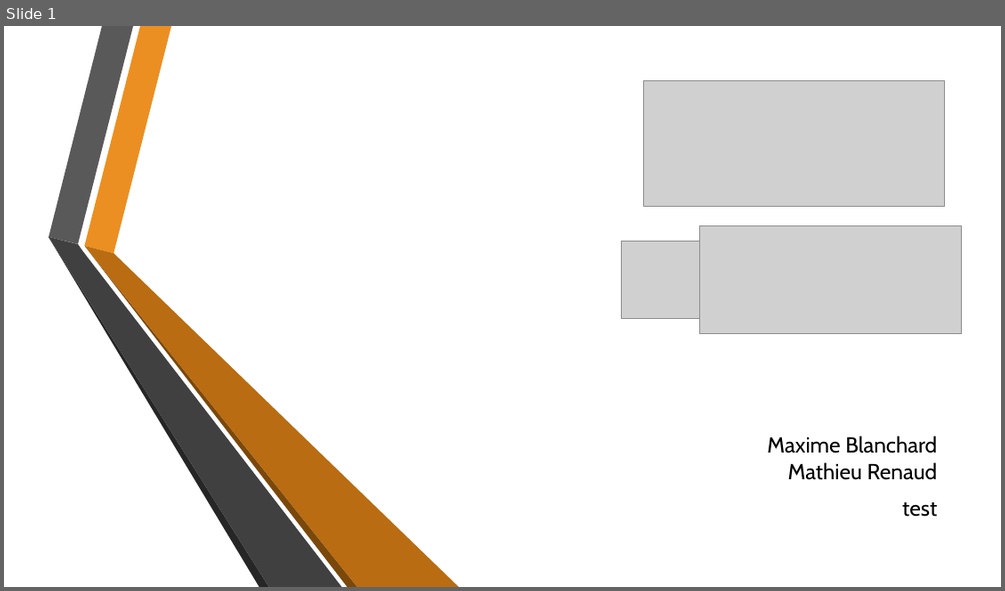
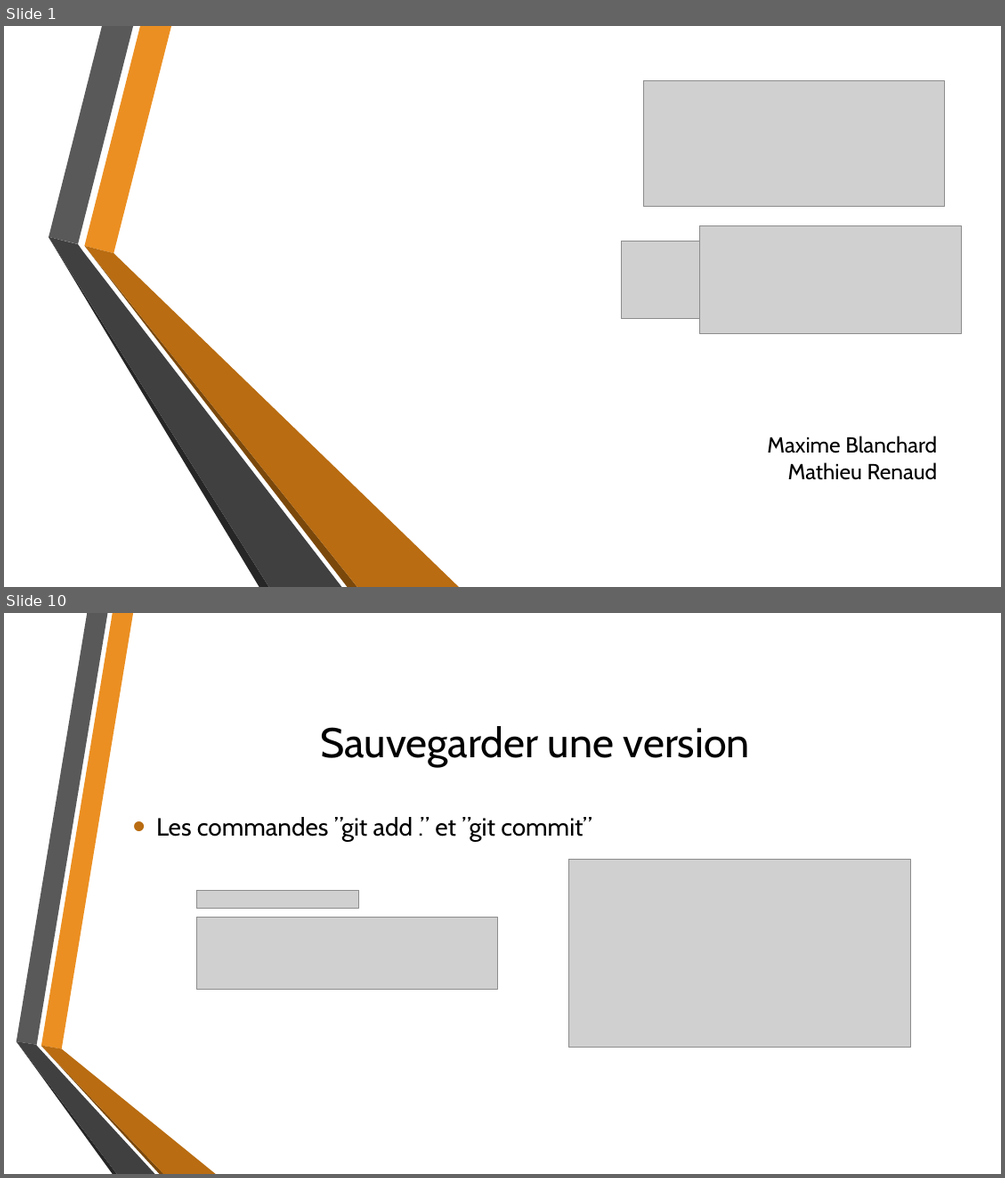
Before and after one commit to MatRenaud/Tptravailinfo, a slide deck: GitPresentation.pptx. Shown one above the other, each under a label of ours: slide 1 before the commit, slides 1 and 10 after it; the slides between them are not shown. The pictures are 1005x591 and 1005x1178 pixels, drawn with LibreOffice and Linux fonts; fonts in the diff are those of the drawing; grey boxes stand for pictures; background and template pictures are left out. Boxes give left, top, right and bottom in pixels: in the first picture for what was removed or moved away, otherwise in the second. Text is boxed around its words. In the diff, an @@ line names an element or a change of style, - is before the commit and + after.

```diff
--- a/GitPresentation.pptx
+++ b/GitPresentation.pptx
@@ slide 10 added at [4, 613, 1001, 1174], background picture (left out) @@
@@ title added at [320, 726, 750, 767], 40 pt, text #000000 @@
+Sauvegarder une version
@@ text added at [156, 817, 591, 842], 24 pt, text #000000 @@
+• Les commandes ”git add .” et ”git commit”
@@ picture added at [568, 859, 910, 1047] @@
@@ picture added at [196, 891, 358, 908] @@
@@ picture added at [196, 917, 498, 989] @@
@@ group added at [16, 613, 216, 1174]: 6 freeform shapes @@
@@ slide 1 changed as well @@
@@ subtitle at [902, 502, 937, 516]: paragraph removed @@
-test
```
Also in this commit, not shown: 14 other slides added, 2 other files.
